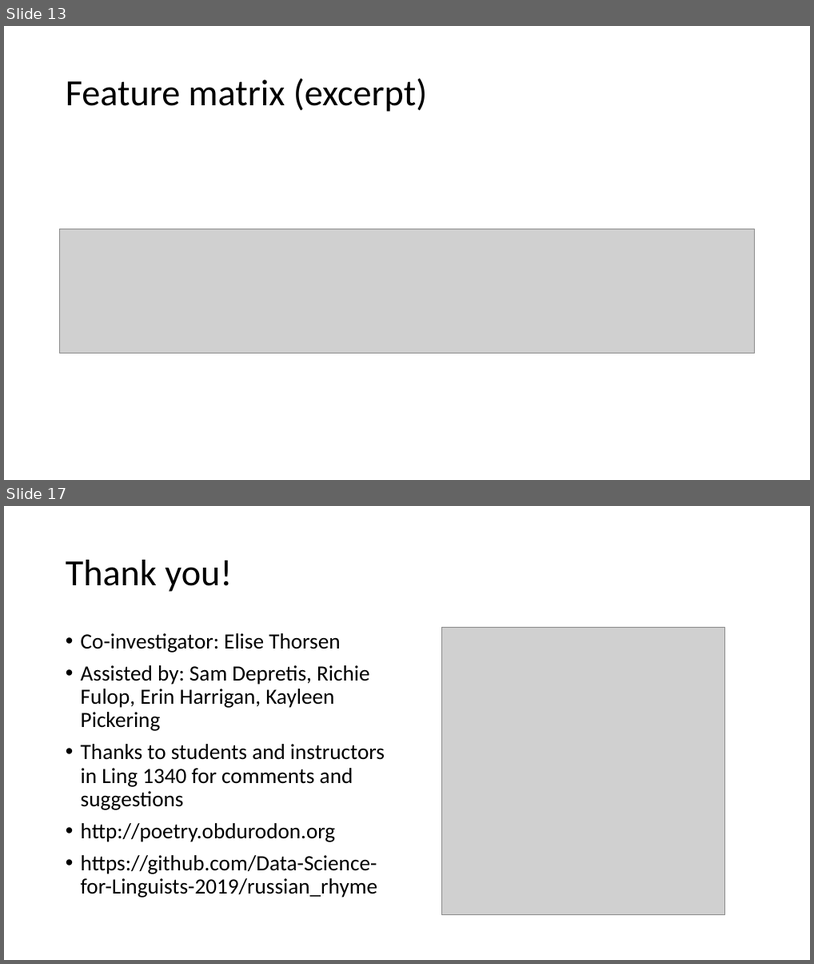
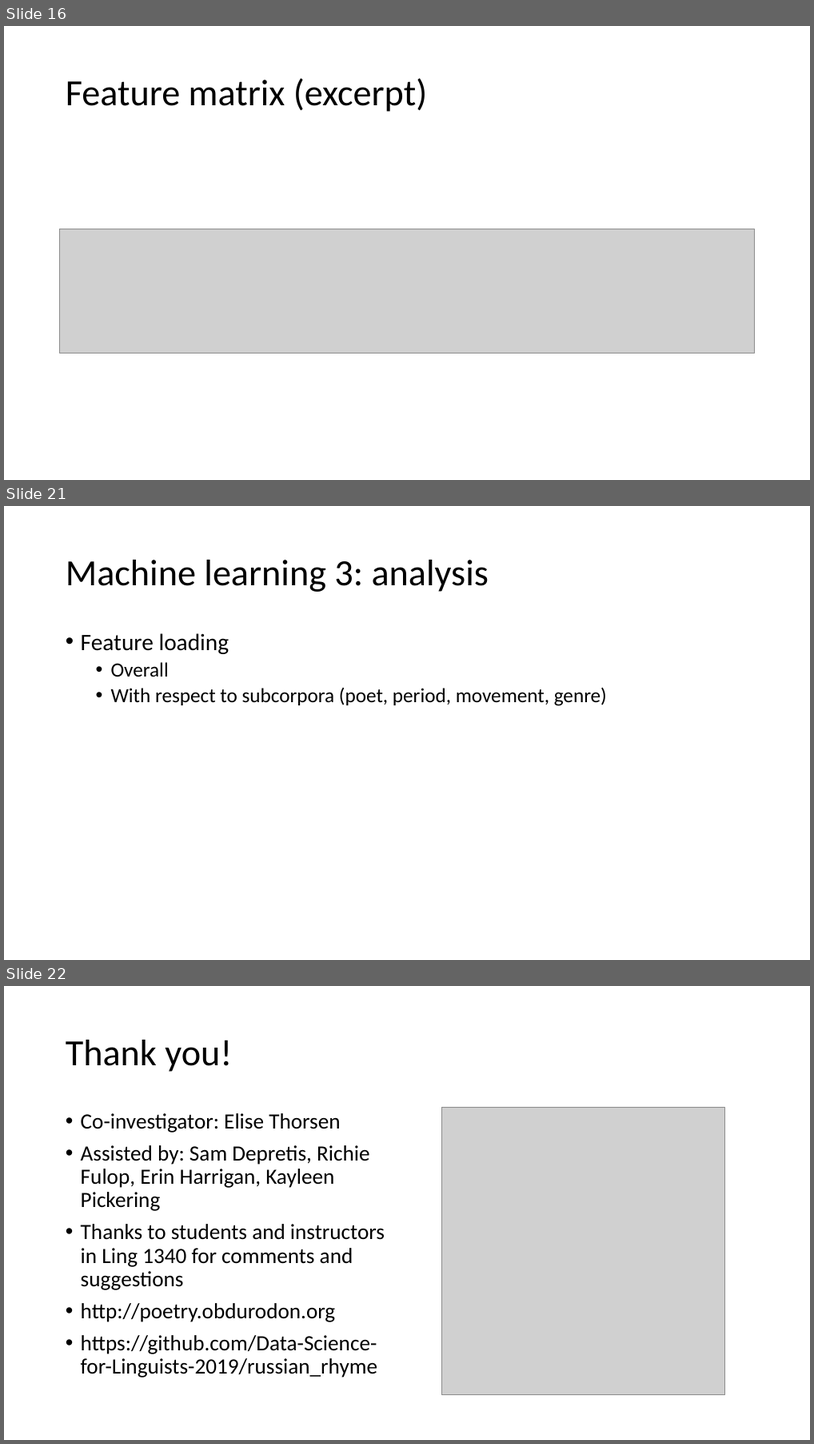
Before and after one commit to Data-Science-for-Linguists-2019/russian_rhyme, a slide deck: 2019-04-11_presentation.pptx. Shown one above the other, each under a label of ours: slides 13 and 17 before the commit, slides 16, 21 and 22 after it; the slides between them are not shown. The pictures are 814x964 and 814x1444 pixels, drawn with LibreOffice and Linux fonts; fonts in the diff are those of the drawing; grey boxes stand for pictures. Boxes give left, top, right and bottom in pixels: in the first picture for what was removed or moved away, otherwise in the second. Text is boxed around its words. In the diff, an @@ line names an element or a change of style, - is before the commit and + after.

```diff
--- a/2019-04-11_presentation.pptx
+++ b/2019-04-11_presentation.pptx
@@ slide 21 added at bbox=[4, 506, 810, 960], background #FFFFFF @@
@@ title added at bbox=[66, 560, 489, 592], 44 pt, text #000000 @@
+Machine learning 3: analysis
@@ text added at bbox=[81, 633, 607, 706], 24 pt, text #000000 @@
+• Feature loading
+  • Overall
+  • With respect to subcorpora (poet, period, movement, genre)
@@ what was slide 13 is now slide 16 @@
@@ what was slide 17 is now slide 22 @@
```
Also in this commit, not shown: 11 slides changed, 7 other slides added, 3 slides removed.
